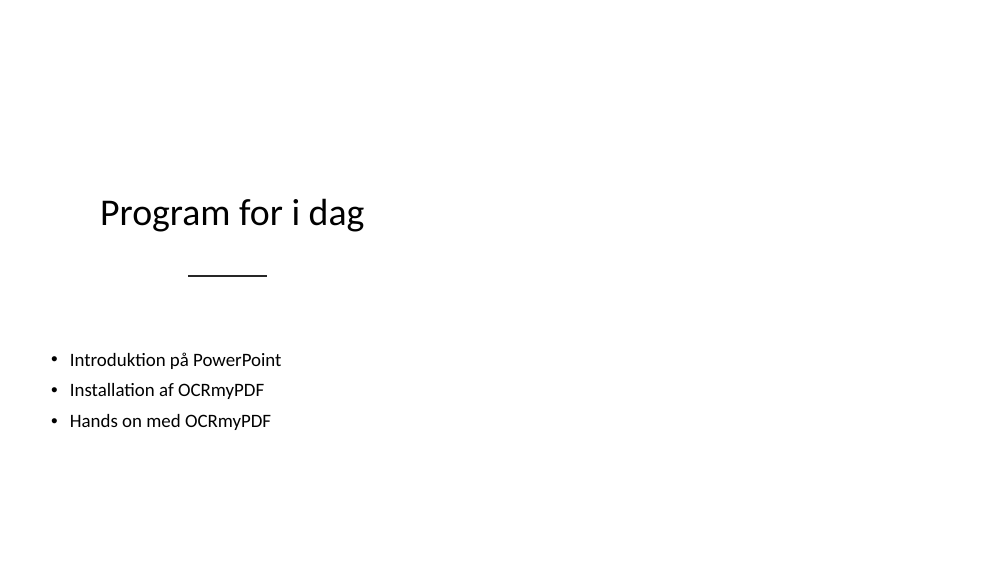
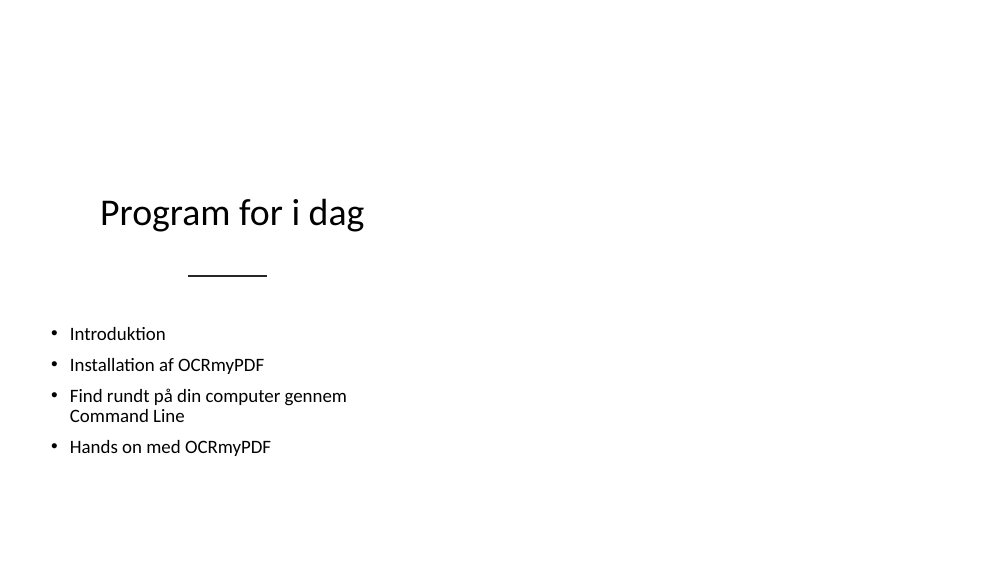
Before and after one commit to AUL-Arts-Digital-Lab/OCR-Workshop, a slide deck: slide 2 of OCR_workshop.pptx. Drawn at 1008x567 pixels with LibreOffice and Linux fonts; fonts in the diff are those of the drawing; background and template pictures are left out. Boxes give left, top, right and bottom in pixels: in the first picture for what was removed or moved away, otherwise in the second. Text is boxed around its words. In the diff, an @@ line names an element or a change of style, - is before the commit and + after.

Commit message:
Updated powerpoint

```diff
--- a/OCR_workshop.pptx
+++ b/OCR_workshop.pptx
@@ text at bbox=[70, 327, 166, 340]: text changed @@
-• Introduktion på PowerPoint
+• Introduktion
@@ text at bbox=[70, 388, 347, 422]: paragraph added @@
+• Find rundt på din computer gennem Command Line
```
Also in this commit, not shown: 1 other file.
